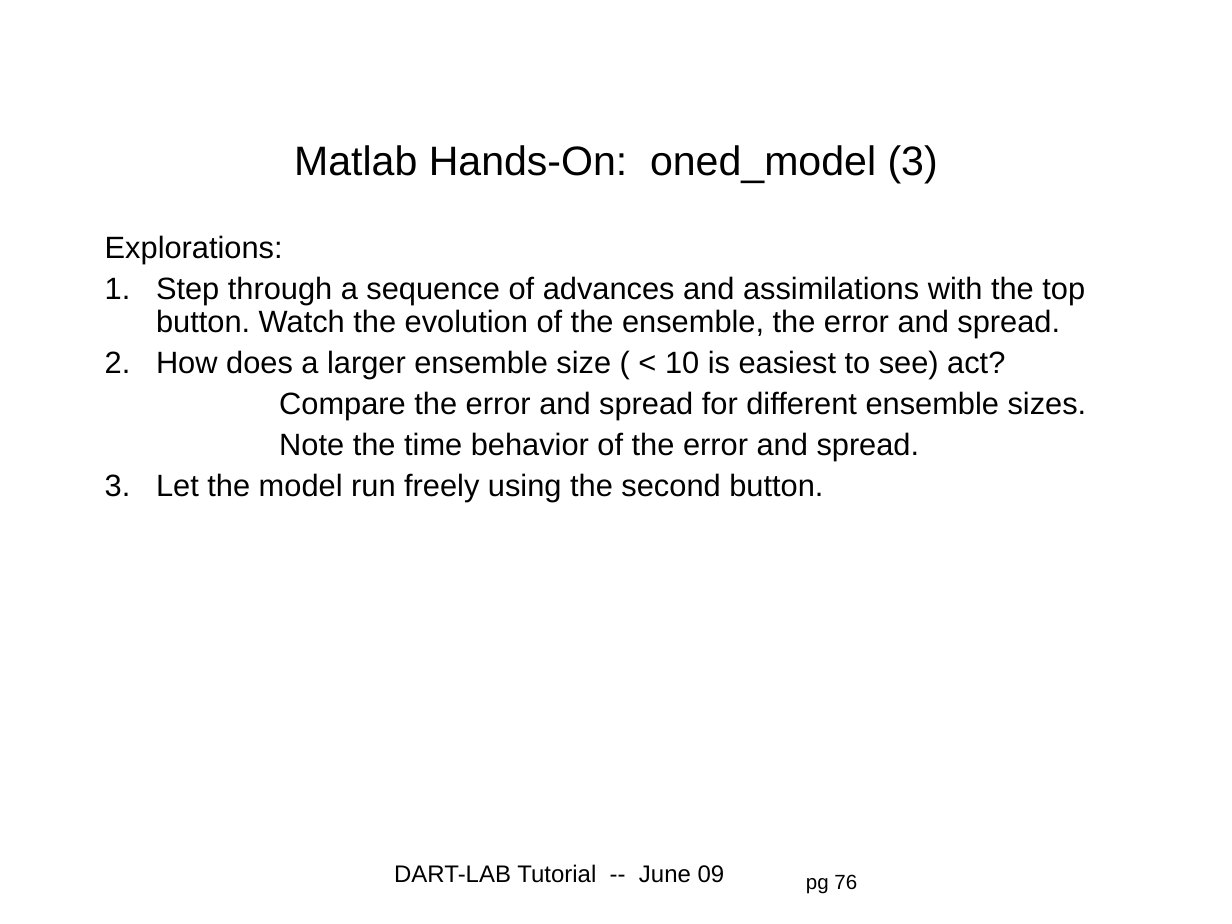
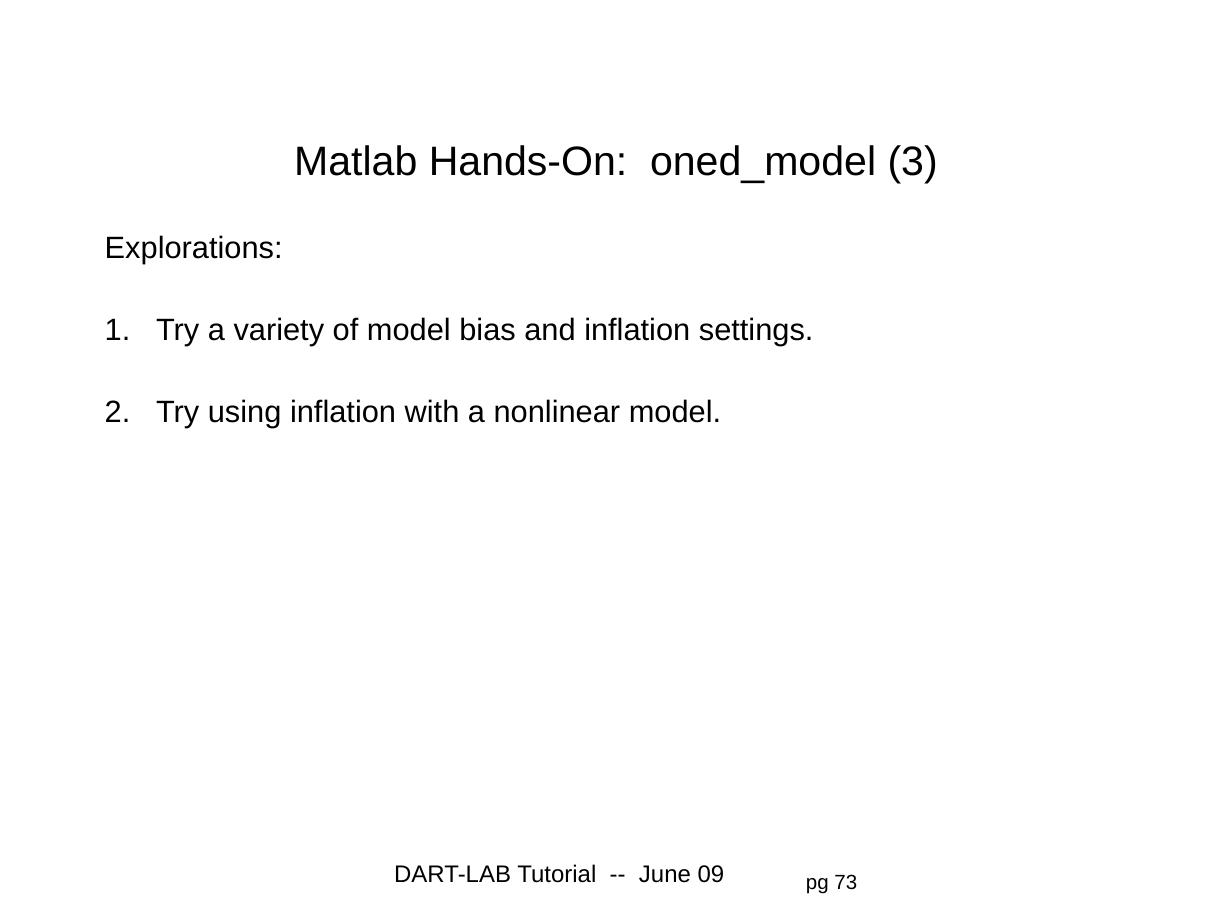
Before and after one commit to jhendric/DART, a slide deck: slide 73 of DART_LAB/presentation/DART_section1.ppt (slide 76 before the commit). Drawn at 1232x924 pixels with LibreOffice and Linux fonts; fonts in the diff are those of the drawing; background and template pictures are left out. Boxes give left, top, right and bottom in pixels: in the first picture for what was removed or moved away, otherwise in the second. Text is boxed around its words. In the diff, an @@ line names an element or a change of style, - is before the commit and + after.

```diff
--- a/DART_LAB/presentation/DART_section1.ppt
+++ b/DART_LAB/presentation/DART_section1.ppt
@@ text at (156, 317, 814, 428): text changed @@
-1. Step through a sequence of advances and assimilations with the top button. Watch the evolution of the ensemble, the error and spread.
-2. How does a larger ensemble size ( < 10 is easiest to see) act?
-Compare the error and spread for different ensemble sizes.
-Note the time behavior of the error and spread.
-3. Let the model run freely using the second button.
+1. Try a variety of model bias and inflation settings.
+2. Try using inflation with a nonlinear model.
@@ page number at (806, 874, 857, 894): text changed @@
-pg 76
+pg 73
```
Also in this commit, not shown: 5 other slides changed, 3 slides removed, 12 other files.
